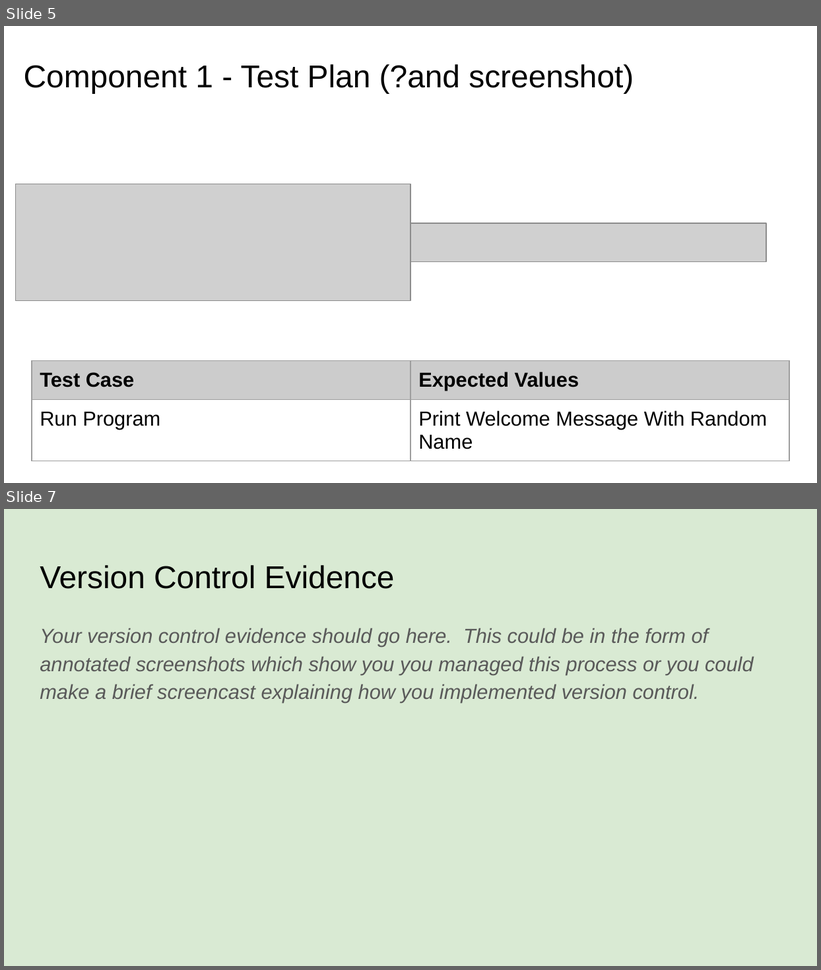
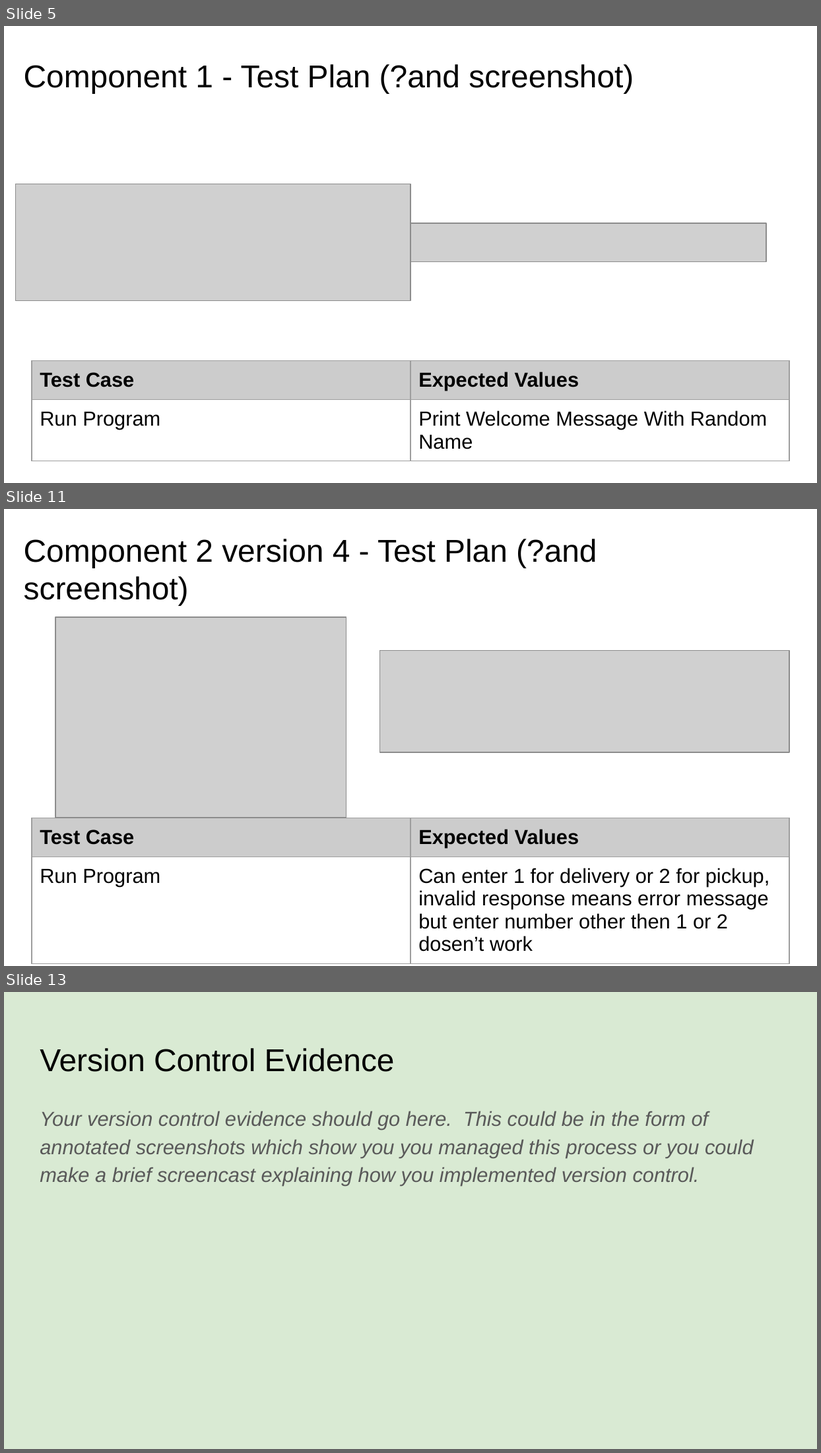
Before and after one commit to randombrunch/Pizza_Bot, a slide deck: 022_91893+_+91897+Documentation.pptx. Shown one above the other, each under a label of ours: slides 5 and 7 before the commit, slides 5, 11 and 13 after it; the slides between them are not shown. The pictures are 821x970 and 821x1453 pixels, drawn with LibreOffice and Linux fonts; fonts in the diff are those of the drawing; grey boxes stand for pictures. Boxes give left, top, right and bottom in pixels: in the first picture for what was removed or moved away, otherwise in the second. Text is boxed around its words. In the diff, an @@ line names an element or a change of style, - is before the commit and + after.

Commit message:
Created pickup or delivery menu
Created different versions of menu refining it in version 4

```diff
--- a/022_91893+_+91897+Documentation.pptx
+++ b/022_91893+_+91897+Documentation.pptx
@@ slide 11 added at [4, 509, 817, 966], background #FFFFFF @@
@@ title added at [24, 539, 597, 605], 28 pt, text #000000 @@
+Component 2 version 4 - Test Plan (?and screenshot)
@@ picture added at [55, 617, 345, 818] @@
@@ picture added at [380, 650, 789, 753] @@
@@ table added at [32, 818, 789, 966], 2 rows, 2 columns @@
+Test Case | Expected Values
+Run Program | Can enter 1 for delivery or 2 for pickup, invalid response means error message but enter number other then 1 or 2 dosen’t work
@@ what was slide 7 is now slide 13 @@
```
Also in this commit, not shown: 1 slide changed, 5 other slides added, 3 other files.
